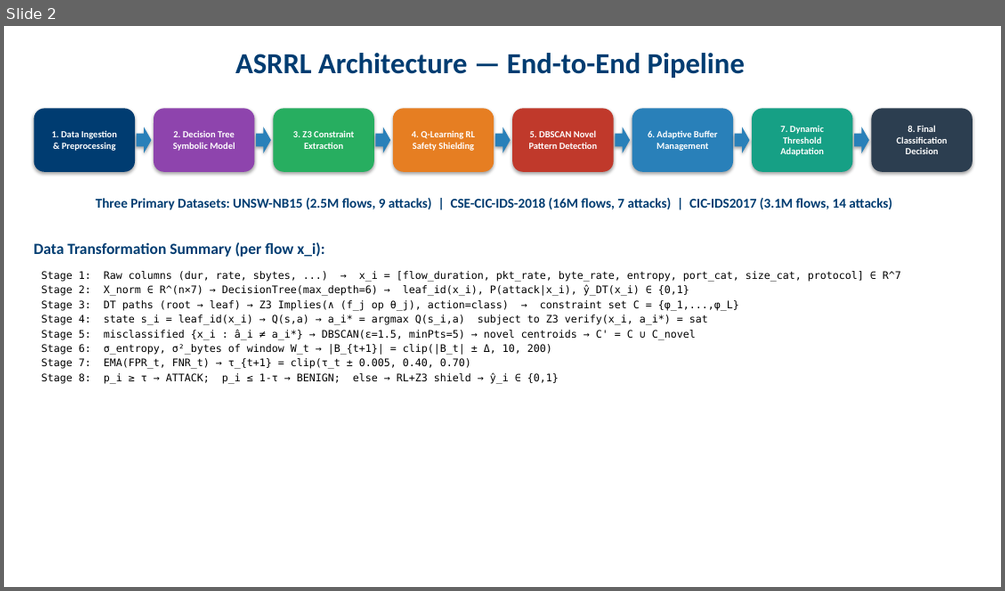
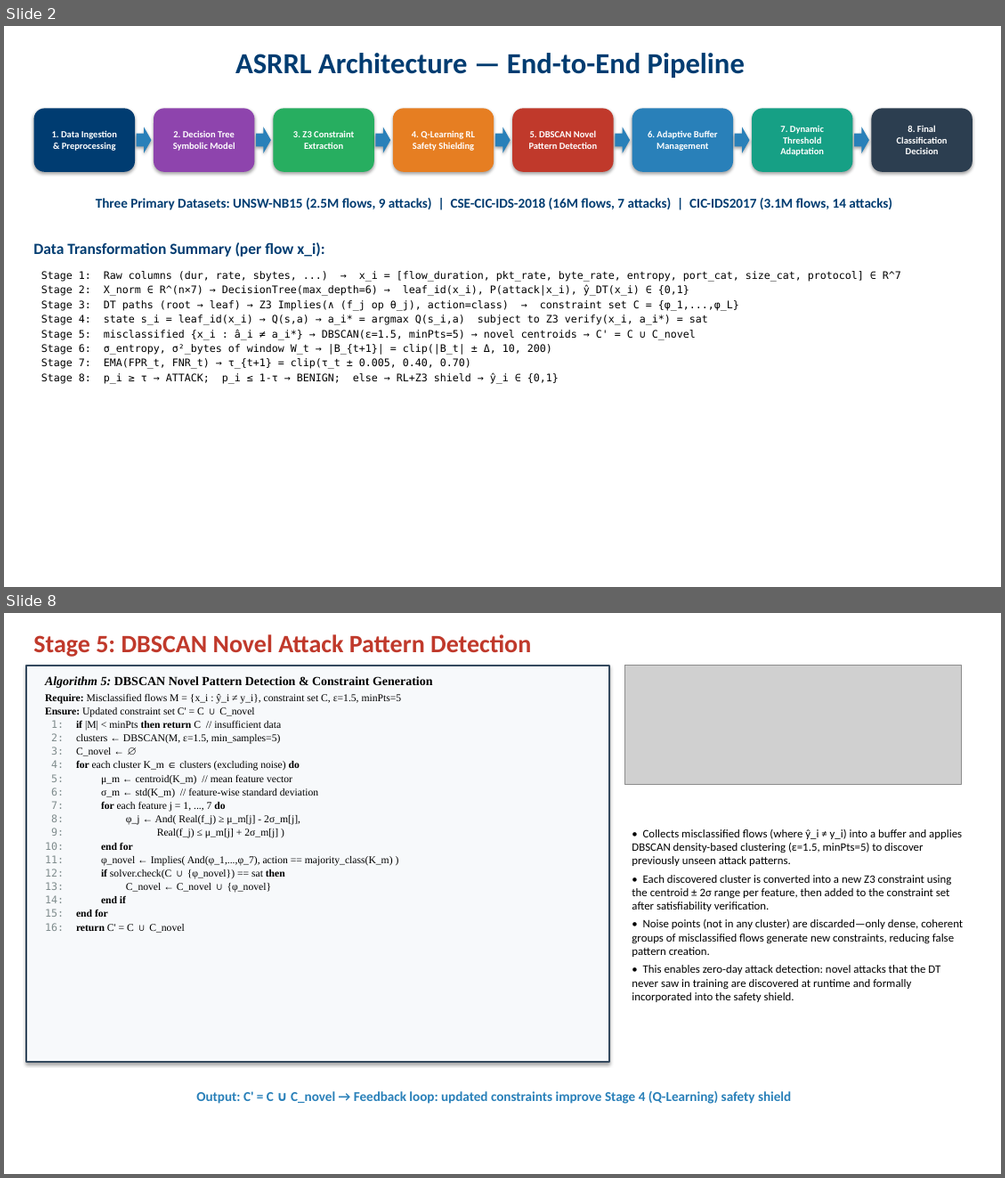
Before and after one commit to pcy12345/adaptive-ids-asrrl, a slide deck: ASRRL_Methodology.pptx. Shown one above the other, each under a label of ours: slide 2 before the commit, slides 2 and 8 after it; the slides between them are not shown. The pictures are 1005x591 and 1005x1178 pixels, drawn with LibreOffice and Linux fonts; fonts in the diff are those of the drawing; grey boxes stand for pictures. Boxes give left, top, right and bottom in pixels: in the first picture for what was removed or moved away, otherwise in the second. Text is boxed around its words. In the diff, an @@ line names an element or a change of style, - is before the commit and + after.

```diff
--- a/ASRRL_Methodology.pptx
+++ b/ASRRL_Methodology.pptx
@@ slide 8 added at bbox=[4, 613, 1001, 1174], background #FFFFFF @@
@@ text added at bbox=[33, 634, 531, 657], 24 pt, text #C0392B, bold @@
+Stage 5: DBSCAN Novel Attack Pattern Detection
@@ rectangle added at bbox=[26, 666, 610, 1062], fill #F7F9FB, outline #34495E 1.5 pt @@
@@ picture added at bbox=[624, 666, 961, 784] @@
@@ text added at bbox=[45, 676, 433, 933], 10 pt, text #000000 @@
+Algorithm 5: DBSCAN Novel Pattern Detection & Constraint Generation
+Require: Misclassified flows M = {x_i : ŷ_i ≠ y_i}, constraint set C, ε=1.5, minPts=5
+Ensure: Updated constraint set C' = C ∪ C_novel
+1: if |M| < minPts then return C // insufficient data
+2: clusters ← DBSCAN(M, ε=1.5, min_samples=5)
+3: C_novel ← ∅
+4: for each cluster K_m ∈ clusters (excluding noise) do
+5: μ_m ← centroid(K_m) // mean feature vector
+6: σ_m ← std(K_m) // feature-wise standard deviation
+7: for each feature j = 1, ..., 7 do
+8: φ_j ← And( Real(f_j) ≥ μ_m[j] - 2σ_m[j],
+9: Real(f_j) ≤ μ_m[j] + 2σ_m[j] )
+10: end for
+11: φ_novel ← Implies( And(φ_1,...,φ_7), action == majority_class(K_m) )
+12: if solver.check(C ∪ {φ_novel}) == sat then
+13: C_novel ← C_novel ∪ {φ_novel}
+14: end if
+15: end for
+16: return C' = C ∪ C_novel
@@ text added at bbox=[631, 829, 963, 1002], 11 pt, text #000000 @@
+• Collects misclassified flows (where ŷ_i ≠ y_i) into a buffer and applies DBSCAN density-based clustering (ε=1.5, minPts=5) to discover previously unseen attack patterns.
+• Each discovered cluster is converted into a new Z3 constraint using the centroid ± 2σ range per feature, then added to the constraint set after satisfiability verification.
+• Noise points (not in any cluster) are discarded—only dense, coherent groups of misclassified flows generate new constraints, reducing false pattern creation.
+• This enables zero-day attack detection: novel attacks that the DT never saw in training are discovered at runtime and formally incorporated into the safety shield.
@@ text added at bbox=[196, 1091, 791, 1103], 13 pt, text #2980B9, bold @@
+Output: C' = C ∪ C_novel → Feedback loop: updated constraints improve Stage 4 (Q-Learning) safety shield
```
Also in this commit, not shown: 2 slides changed, 7 other slides added, 8 slides removed, 1 other file.
